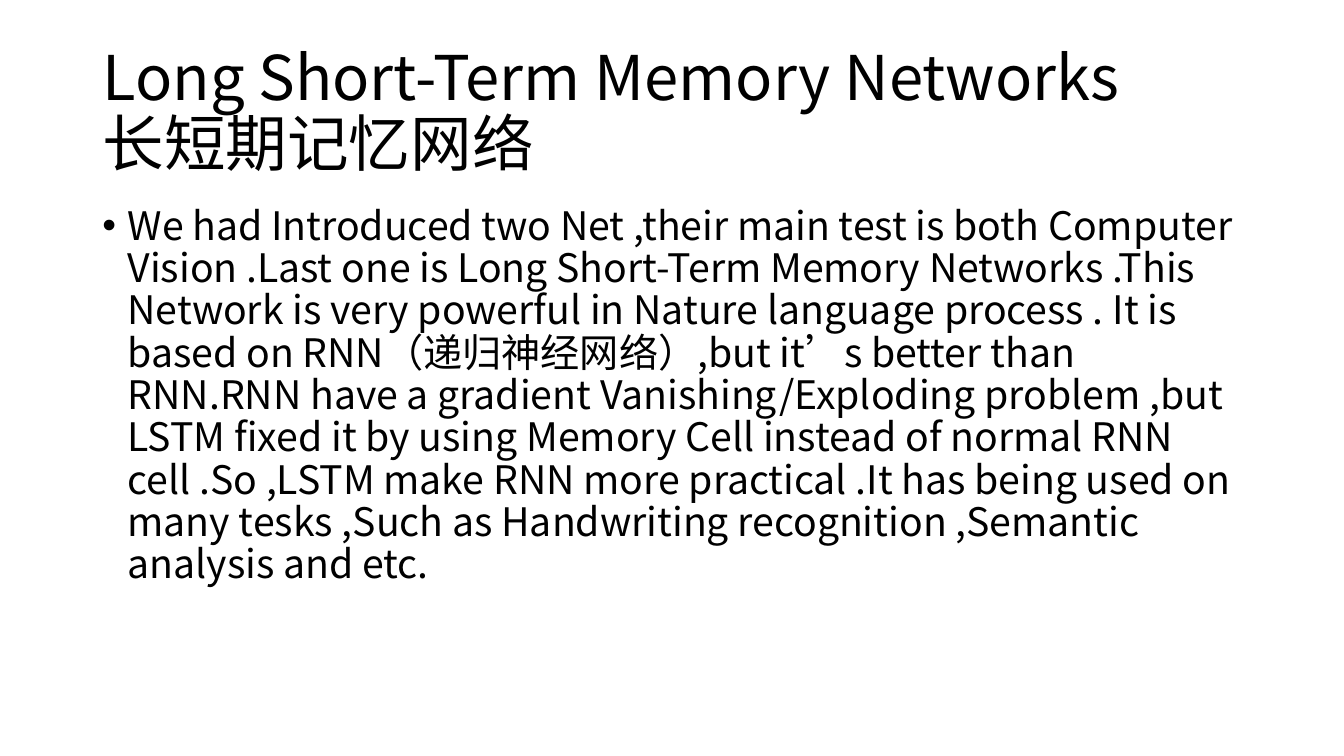
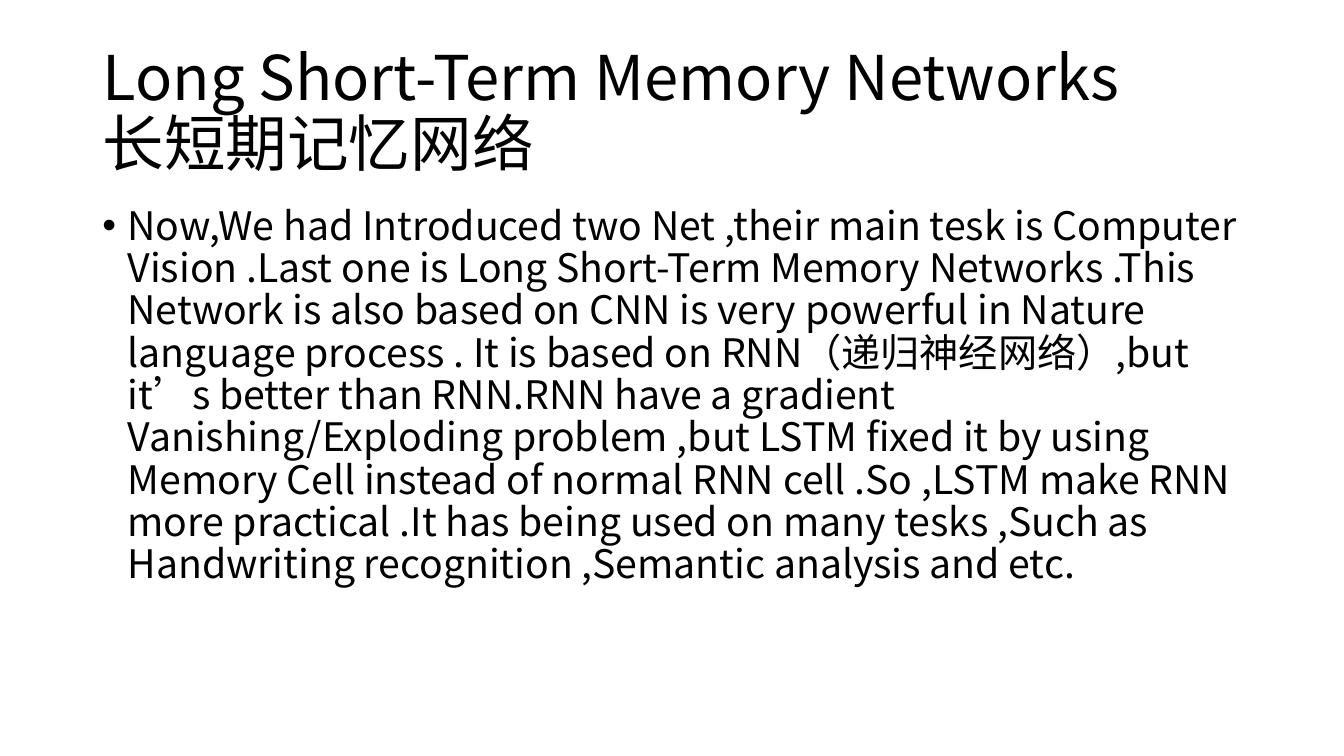
Before and after one commit to maxfff9797/MyNote, a slide deck: slide 5 of pre_fff.pptx (slide 4 before the commit). Drawn at 1344x756 pixels with LibreOffice and Linux fonts; fonts in the diff are those of the drawing. Boxes give left, top, right and bottom in pixels: in the first picture for what was removed or moved away, otherwise in the second. Text is boxed around its words. In the diff, an @@ line names an element or a change of style, - is before the commit and + after.

```diff
--- a/pre_fff.pptx
+++ b/pre_fff.pptx
@@ text at (128,208,1236,588): text changed @@
-• We had Introduced two Net ,their main test is both Computer Vision .Last one is Long Short-Term Memory Networks .This Network is very powerful in Nature language process . It is based on RNN（递归神经网络）,but it’s better than RNN.RNN have a gradient Vanishing/Exploding problem ,but LSTM fixed it by using Memory Cell instead of normal RNN cell .So ,LSTM make RNN more practical .It has being used on many tesks ,Such as Handwriting recognition ,Semantic analysis and etc.
+• Now,We had Introduced two Net ,their main tesk is Computer Vision .Last one is Long Short-Term Memory Networks .This Network is also based on CNN is very powerful in Nature language process . It is based on RNN（递归神经网络）,but it’s better than RNN.RNN have a gradient Vanishing/Exploding problem ,but LSTM fixed it by using Memory Cell instead of normal RNN cell .So ,LSTM make RNN more practical .It has being used on many tesks ,Such as Handwriting recognition ,Semantic analysis and etc.
```
Also in this commit, not shown: 2 other slides changed, 1 slide added, 2 other files.
